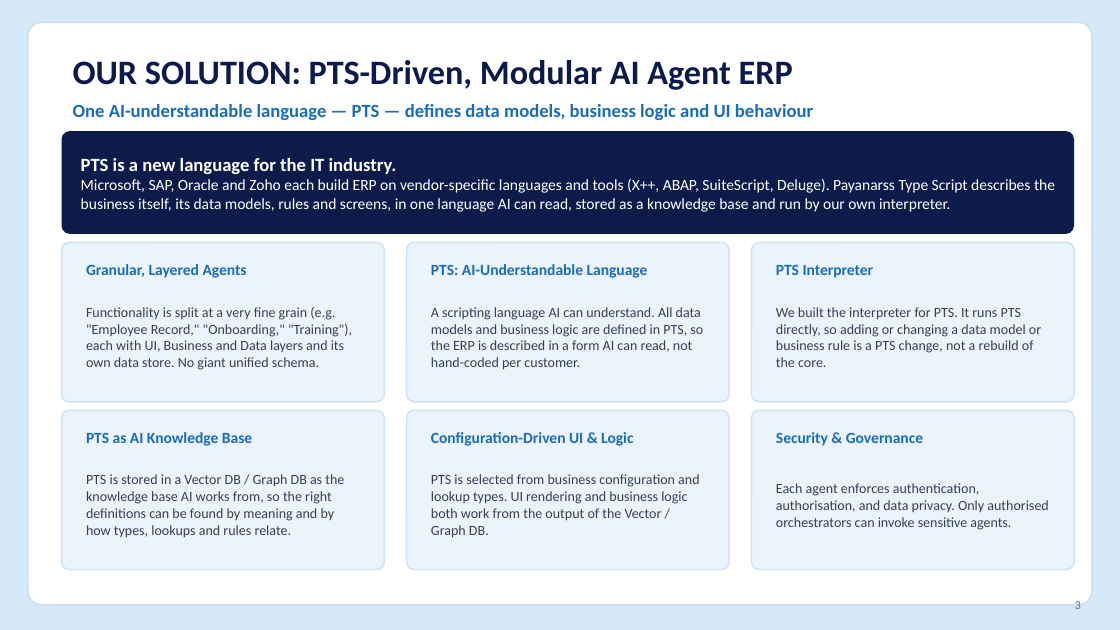
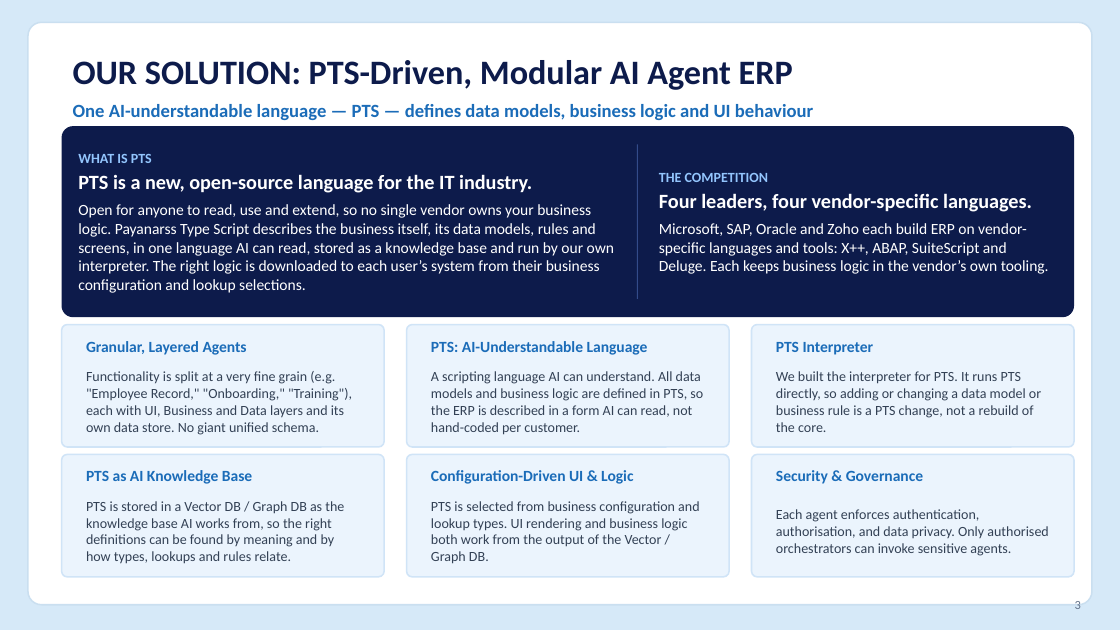
Before and after one commit to bhuvaness/MAA-ERP, a slide deck: slide 3 of payanarsstype-designer/docs/Payanar_Pitch_Deck_Final.pptx. Drawn at 1120x630 pixels with LibreOffice and Linux fonts; fonts in the diff are those of the drawing. Boxes give left, top, right and bottom in pixels: in the first picture for what was removed or moved away, otherwise in the second. Text is boxed around its words. In the diff, an @@ line names an element or a change of style, - is before the commit and + after.

Commit message:
Your commit message

```diff
--- a/payanarsstype-designer/docs/Payanar_Pitch_Deck_Final.pptx
+++ b/payanarsstype-designer/docs/Payanar_Pitch_Deck_Final.pptx
@@ rounded rectangle: place and size @@
-rounded rectangle at [62,131,1074,234]
+rounded rectangle at [62,127,1074,318]
@@ rounded rectangle at [62,127,1074,318]: proportions changed @@
@@ rectangle added at [637,144,638,299], fill #334B8A @@
@@ text added at [78,154,614,293], 10 pt, text #FFFFFF @@
+WHAT IS PTS
+PTS is a new, open-source language for the IT industry.
+Open for anyone to read, use and extend, so no single vendor owns your business logic. Payanarss Type Script describes the business itself, its data models, rules and screens, in one language AI can read, stored as a knowledge base and run by our own interpreter. The right logic is downloaded to each user’s system from their business configuration and lookup selections.
@@ text in rounded rectangle at [81,158,1055,212]: text removed @@
-PTS is a new language for the IT industry.
-Microsoft, SAP, Oracle and Zoho each build ERP on vendor-specific languages and tools (X++, ABAP, SuiteScript, Deluge). Payanarss Type Script describes the business itself, its data models, rules and screens, in one language AI can read, stored as a knowledge base and run by our own interpreter.
@@ text added at [659,173,1049,274], 10 pt, text #FFFFFF @@
+THE COMPETITION
+Four leaders, four vendor-specific languages.
+Microsoft, SAP, Oracle and Zoho each build ERP on vendor-specific languages and tools: X++, ABAP, SuiteScript and Deluge. Each keeps business logic in the vendor’s own tooling.
@@ rounded rectangle: place and size @@
-rounded rectangle at [62,243,384,402]
+rounded rectangle at [62,325,384,447]
@@ rounded rectangle: place and size @@
-rounded rectangle at [407,243,729,402]
+rounded rectangle at [407,325,729,447]
@@ rounded rectangle: place and size @@
-rounded rectangle at [752,243,1074,402]
+rounded rectangle at [752,325,1074,447]
@@ text "Functionality is split at a ...": place and size @@
-text "Functionality is split at a ..." at [86,307,352,370]
+text "Functionality is split at a ..." at [86,371,352,435]
@@ text "A scripting language AI can ...": place and size @@
-text "A scripting language AI can ..." at [431,307,703,370]
+text "A scripting language AI can ..." at [431,371,703,435]
@@ text "We built the interpreter for ...": place and size @@
-text "We built the interpreter for ..." at [776,307,1041,367]
+text "We built the interpreter for ..." at [776,371,1041,432]
@@ 3 texts: place and size @@
-3 texts at [86,264,874,278]
+3 texts at [86,341,874,355]
@@ rounded rectangle: place and size @@
-rounded rectangle at [62,410,384,569]
+rounded rectangle at [62,455,384,577]
@@ rounded rectangle: place and size @@
-rounded rectangle at [407,410,729,569]
+rounded rectangle at [407,455,729,577]
@@ rounded rectangle: place and size @@
-rounded rectangle at [752,410,1074,569]
+rounded rectangle at [752,455,1074,577]
@@ 3 texts: place and size @@
-3 texts at [86,432,923,446]
+3 texts at [86,470,923,484]
@@ text "PTS is stored in a ...": place and size @@
-text "PTS is stored in a ..." at [86,474,344,538]
+text "PTS is stored in a ..." at [86,501,344,564]
@@ text "PTS is selected from business ...": place and size @@
-text "PTS is selected from business ..." at [431,474,699,538]
+text "PTS is selected from business ..." at [431,501,699,564]
@@ text "Each agent enforces authentication, authorisation, ...": place and size @@
-text "Each agent enforces authentication, authorisation, ..." at [776,483,1048,530]
+text "Each agent enforces authentication, authorisation, ..." at [776,509,1048,556]
```
Also in this commit, not shown: 4 other slides changed, 3 other files.
